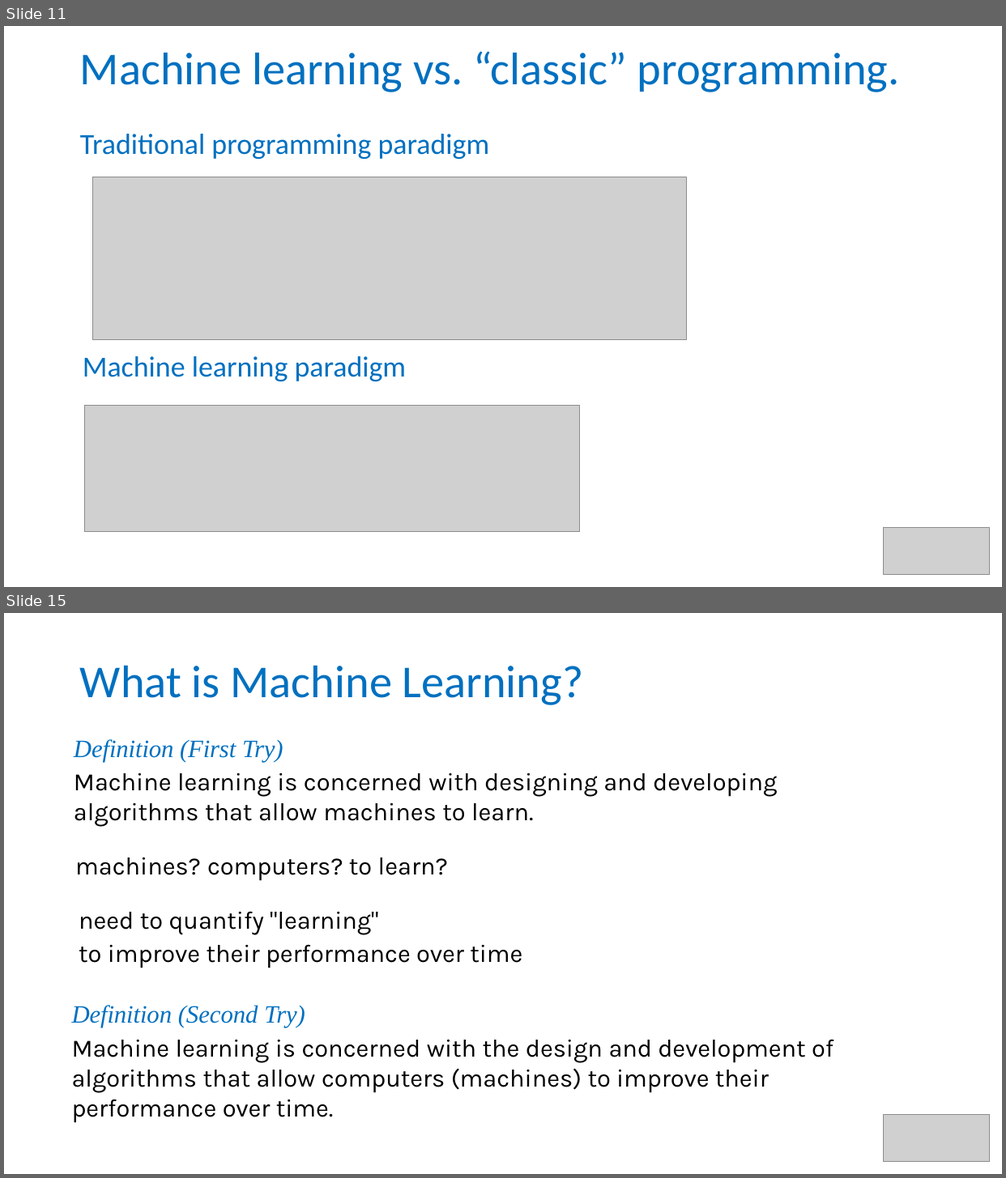
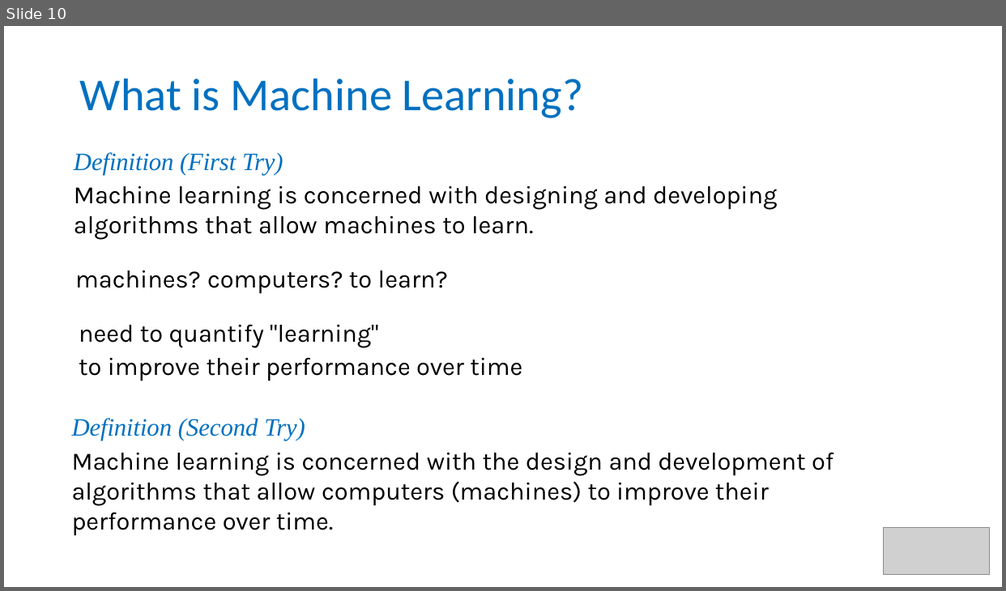
Before and after one commit to tianzheng4/tianzheng4.github.io, a slide deck: _umkc-teaching/slides/Lecture1 - Introduction.pptx. Shown one above the other, each under a label of ours: slides 11 and 15 before the commit, slide 10 after it; the slides between them are not shown. The pictures are 1006x1178 and 1006x591 pixels, drawn with LibreOffice and Linux fonts; fonts in the diff are those of the drawing; grey boxes stand for pictures. Boxes give left, top, right and bottom in pixels: in the first picture for what was removed or moved away, otherwise in the second. Text is boxed around its words. In the diff, an @@ line names an element or a change of style, - is before the commit and + after.

```diff
--- a/_umkc-teaching/slides/Lecture1 - Introduction.pptx
+++ b/_umkc-teaching/slides/Lecture1 - Introduction.pptx
@@ slide 11 removed at [4, 26, 1002, 587], background #FFFFFF @@
@@ title removed at [80, 51, 900, 92] @@
-Machine learning vs. “classic” programming.
@@ text removed at [80, 134, 490, 159] @@
-Traditional programming paradigm
@@ picture removed at [93, 177, 687, 340] @@
@@ text removed at [83, 356, 407, 382] @@
-Machine learning paradigm
@@ picture removed at [85, 406, 580, 532] @@
@@ picture removed at [884, 528, 989, 574] @@
@@ what was slide 15 is now slide 10 @@
```
Also in this commit, not shown: 1 slide changed, 8 slides added, 12 other slides removed, 1 other file.
